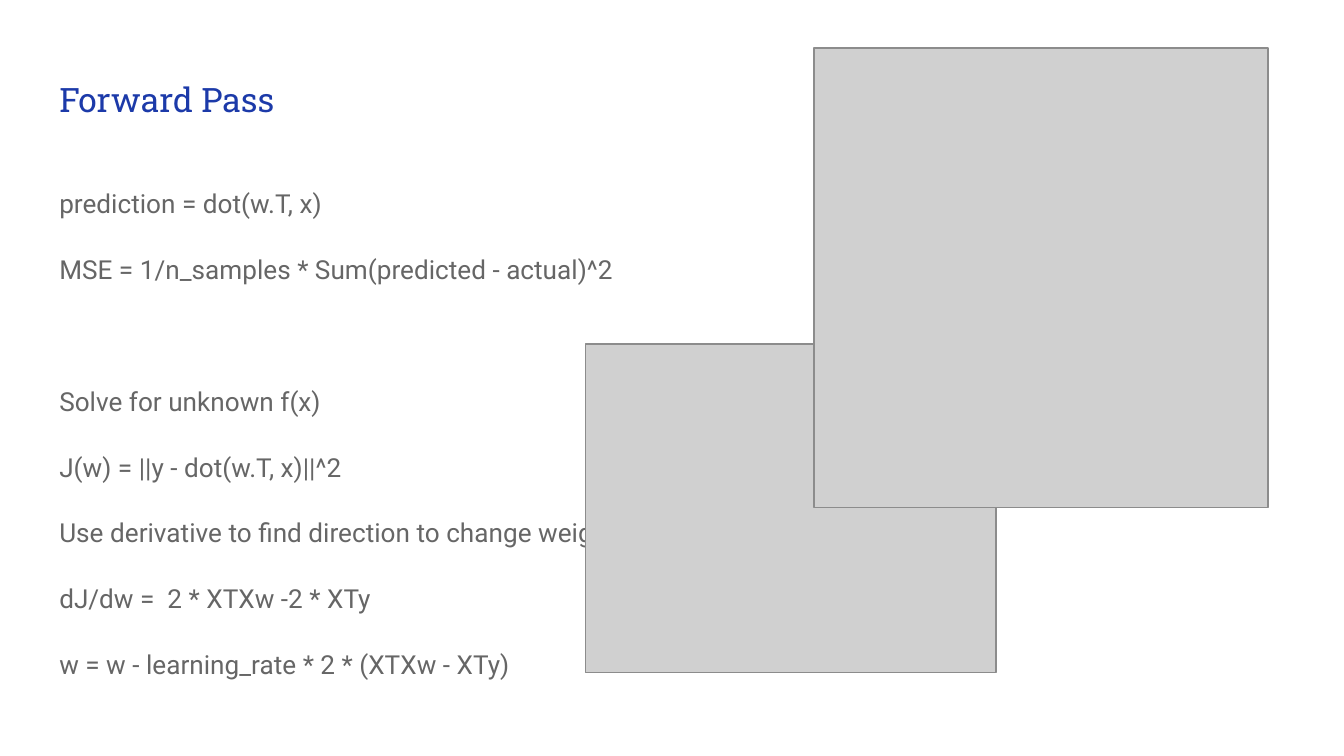
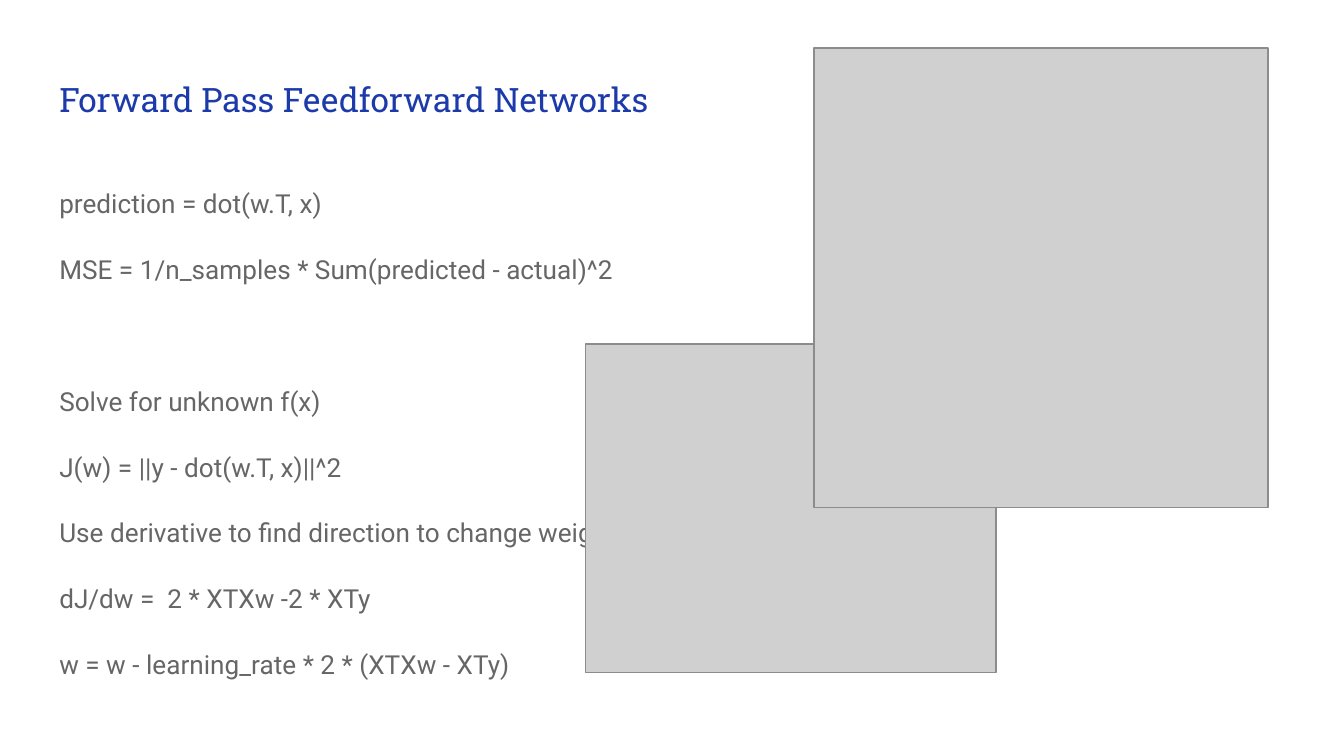
Before and after one commit to timestocome/DeepLearning-Talks, a slide deck: slide 6 of NeuralNets (under the hood)/Neural Network Math.pptx (slide 5 before the commit). Drawn at 1344x756 pixels with LibreOffice and Linux fonts; fonts in the diff are those of the drawing; grey boxes stand for pictures. Boxes give left, top, right and bottom in pixels: in the first picture for what was removed or moved away, otherwise in the second. Text is boxed around its words. In the diff, an @@ line names an element or a change of style, - is before the commit and + after.

```diff
--- a/NeuralNets (under the hood)/Neural Network Math.pptx
+++ b/NeuralNets (under the hood)/Neural Network Math.pptx
@@ title at <box>59,86,649,113</box>: text changed @@
-Forward Pass
+Forward Pass Feedforward Networks
```
Also in this commit, not shown: 4 other slides changed, 1 slide added, 1 other file.
